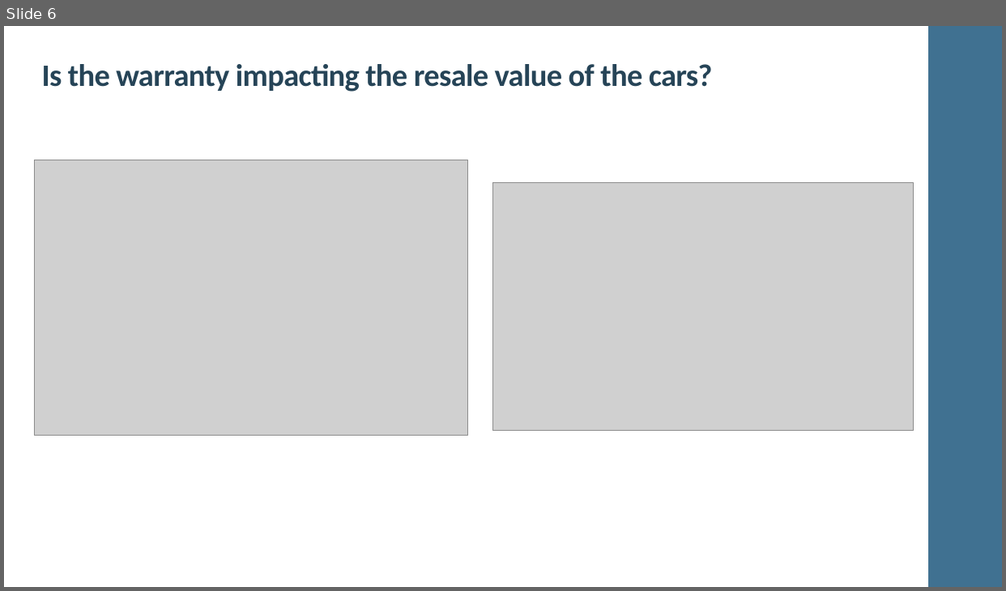
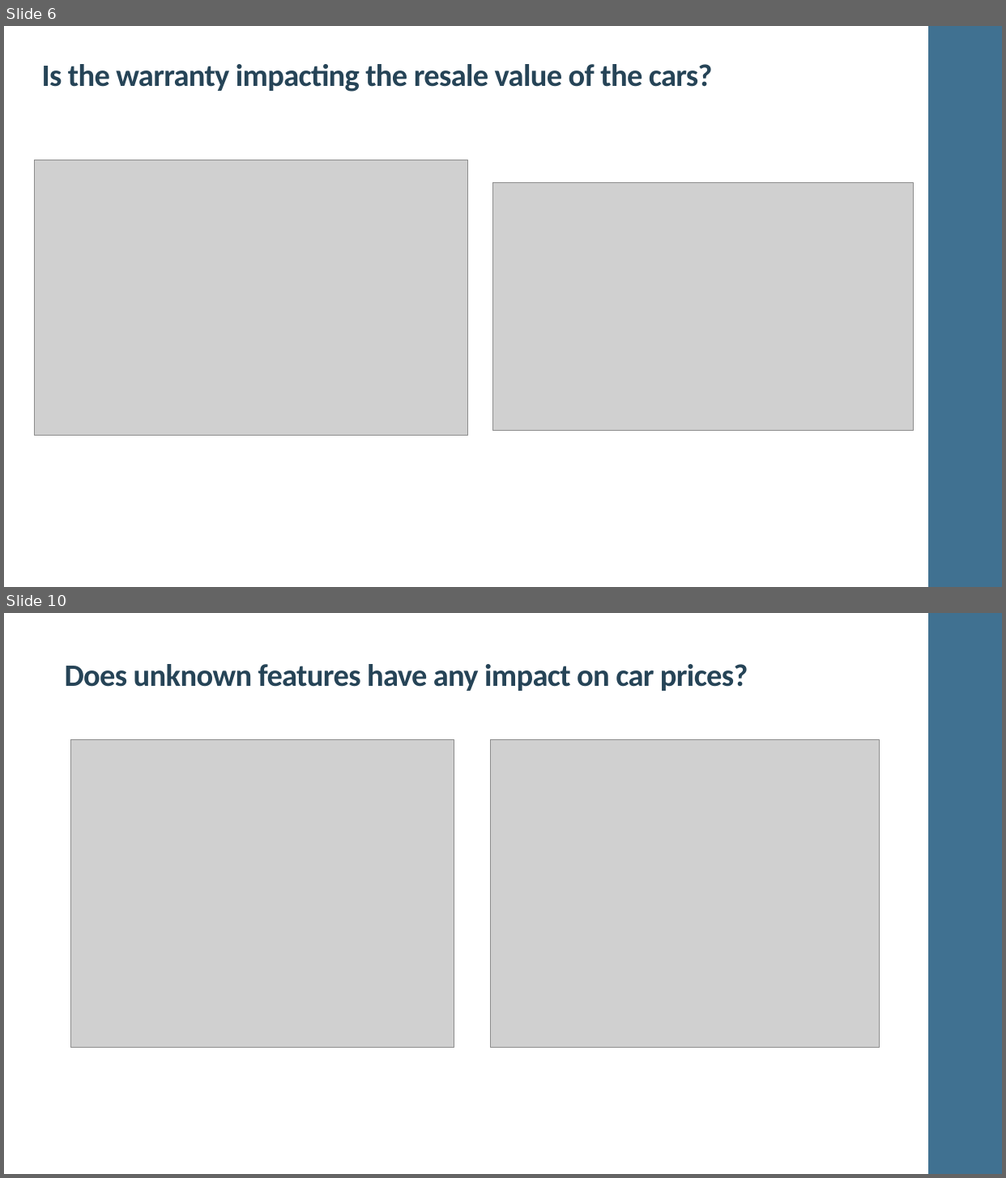
Before and after one commit to MANOJKUMAR1302/22FA_Dataverse_Team08, a slide deck: Team 8_UsedCarsPricePrediction.pptx. Shown one above the other, each under a label of ours: slide 6 before the commit, slides 6 and 10 after it; the slides between them are not shown. The pictures are 1006x591 and 1006x1178 pixels, drawn with LibreOffice and Linux fonts; fonts in the diff are those of the drawing; grey boxes stand for pictures. Boxes give left, top, right and bottom in pixels: in the first picture for what was removed or moved away, otherwise in the second. Text is boxed around its words. In the diff, an @@ line names an element or a change of style, - is before the commit and + after.

Commit message:
Update Team 8_UsedCarsPricePrediction.pptx
updated EDA and hypothesis testing slides for the odometer, brand, year of production and unknown features.

```diff
--- a/Team 8_UsedCarsPricePrediction.pptx
+++ b/Team 8_UsedCarsPricePrediction.pptx
@@ slide 10 added at [4,613,1002,1174], background #FFFFFF; not listed: 1 template element that a slide beside it also shows @@
@@ text added at [65,664,748,691], 30 pt, text #264457, bold @@
+Does unknown features have any impact on car prices?
@@ picture added at [70,740,454,1048] @@
@@ picture added at [491,740,879,1048] @@
```
Also in this commit, not shown: 5 other slides added.
